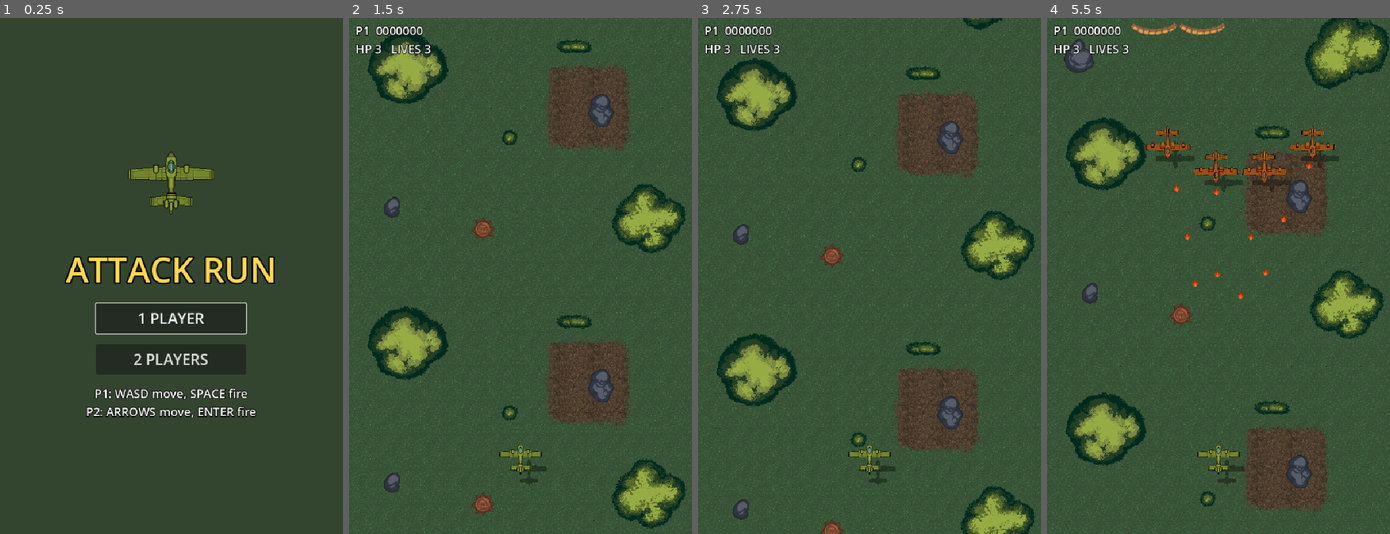
Above: before the commit, frames 1-4 (left to right).
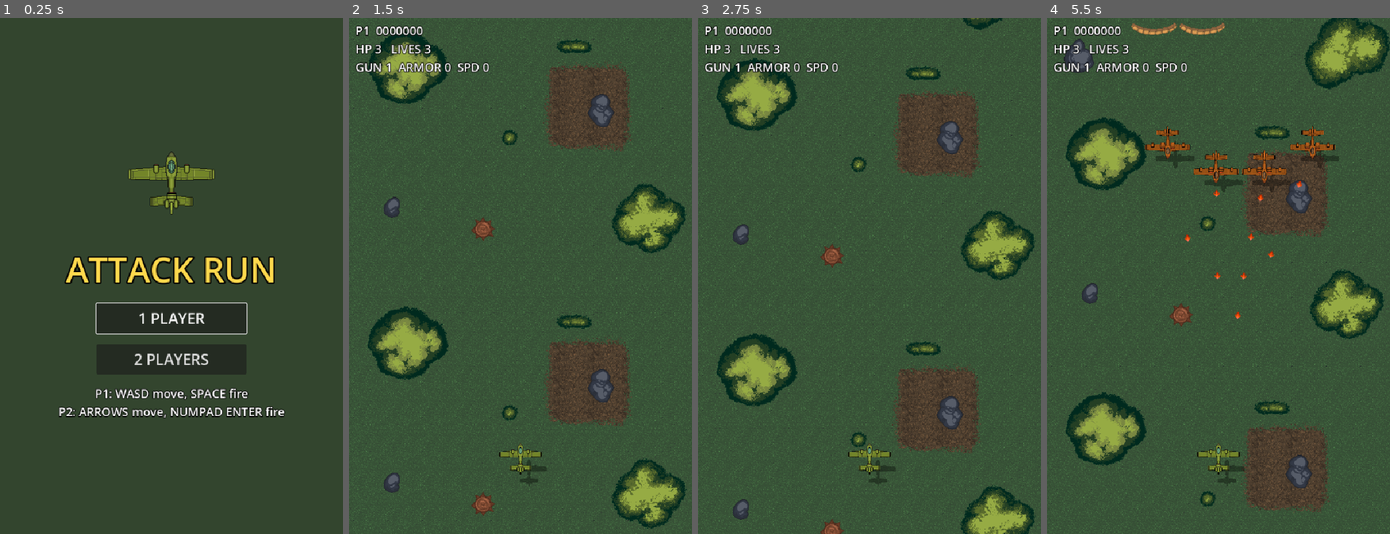
Above: after the commit, the same moments.

Repository: rburnham102/Attack-Run
Game: Godot game, scene res://scenes/title/title.tscn
The game is run twice, just before and just after one commit, with the same random seed, the same clock (stepped at 60 frames per second) and the same inputs.
Inputs:
- Up to frame 1 (0.25 s): no input
- Up to frame 2 (1.5 s): click "1 PLAYER" at 0.5 s; tap Enter (ui_accept) at 1.25 s
- Up to frame 3 (2.75 s): tap Enter (ui_accept) at 1.52, 2.27 s
- Up to frame 4 (5.5 s): tap Enter (ui_accept) at 3.77, 4.52, 5.27 s

The runs differ from the first frame. In frame 1, 1.8% of the frame differs, in the area x 17-84%, y 27-78%; in frame 2, 0.5%; in frame 3, 0.4%; in frame 4, 0.7%.

Commit message:
Phase 2 update

Diff:
--- a/autoload/game.gd
+++ b/autoload/game.gd
@@ -5,17 +5,39 @@
 
 signal score_changed(player_id: int, score: int)
 signal lives_changed(player_id: int, lives: int)
-signal health_changed(player_id: int, hp: int)
+## stats holds "hp", "armor", "weapon" and "speed" for that player.
+signal player_stats_changed(player_id: int, stats: Dictionary)
+signal pickup_collected(player_id: int, kind: Pickup.Kind)
 signal game_over
 
 const START_LIVES := 3
 const MAIN_SCENE := "res://scenes/main/main.tscn"
 const TITLE_SCENE := "res://scenes/title/title.tscn"
+const PICKUP_SCENE := preload("res://scenes/pickups/pickup.tscn")
+
+## How likely each pickup is to drop from a destroyed enemy (relative weights).
+const DROP_WEIGHTS := {
+	Pickup.Kind.WEAPON: 8,
+	Pickup.Kind.HEALTH: 12,
+	Pickup.Kind.ARMOR: 10,
+	Pickup.Kind.SPEED: 6,
+	Pickup.Kind.MONEY_SMALL: 40,
+	Pickup.Kind.MONEY_BIG: 20,
+}
+## Weights for the guaranteed drop after wiping out a whole wave (no money).
+const BONUS_WEIGHTS := {
+	Pickup.Kind.WEAPON: 30,
+	Pickup.Kind.HEALTH: 25,
+	Pickup.Kind.ARMOR: 25,
+	Pickup.Kind.SPEED: 20,
+}
 
 var player_count := 1
 # Index 0 is player 1, index 1 is player 2.
 var scores: Array[int] = [0, 0]
 var lives: Array[int] = [0, 0]
+
+var _rng := RandomNumberGenerator.new()
 
 
 func start_new_game(count: int) -> void:
@@ -65,3 +87,18 @@
 			best_dist = d
 			best = p
 	return best
+
+
+## Picks a pickup kind at random, using one of the weight tables above.
+func random_pickup_kind(weights: Dictionary = DROP_WEIGHTS) -> Pickup.Kind:
+	var kinds := weights.keys()
+	var index := _rng.rand_weighted(PackedFloat32Array(weights.values()))
+	return kinds[index]
+
+
+## Drops a pickup at a world position.
+func spawn_pickup(kind: Pickup.Kind, at: Vector2) -> void:
+	var pickup := PICKUP_SCENE.instantiate()
+	pickup.kind = kind
+	pickup.position = at
+	add_to_world(pickup)
--- a/scenes/enemies/enemy.gd
+++ b/scenes/enemies/enemy.gd
@@ -9,9 +9,12 @@
 @export var score_value := 100
 ## Size of the explosion when this enemy dies.
 @export var explosion_scale := 1.5
+## Chance (0 to 1) of dropping a random pickup when destroyed.
+@export_range(0.0, 1.0) var drop_chance := 0.0
 
 var hp := 0
-var _dead := false
+## True once shot down. A Wave reads this to tell kills from escapes.
+var destroyed := false
 
 
 func _ready() -> void:
@@ -20,7 +23,7 @@
 
 ## Called by bullets (and by a player ramming this enemy).
 func take_damage(amount: int, shooter_id: int) -> void:
-	if _dead:
+	if destroyed:
 		return
 	hp -= amount
 	if hp <= 0:
@@ -30,8 +33,10 @@
 
 
 func die(shooter_id: int) -> void:
-	_dead = true
+	destroyed = true
 	Game.add_score(shooter_id, score_value)
+	if randf() < drop_chance:
+		Game.spawn_pickup(Game.random_pickup_kind(), global_position)
 	var boom := EXPLOSION.instantiate()
 	boom.position = global_position
 	boom.scale = Vector2.ONE * explosion_scale
--- a/scenes/enemies/enemy_plane.tscn
+++ b/scenes/enemies/enemy_plane.tscn
@@ -17,6 +17,7 @@
 bullet_scene = ExtResource("3")
 max_hp = 3
 score_value = 100
+drop_chance = 0.03
 
 [node name="Shadow" type="Sprite2D" parent="."]
 modulate = Color(0, 0, 0, 0.35)
--- a/scenes/enemies/tank.tscn
+++ b/scenes/enemies/tank.tscn
@@ -19,6 +19,7 @@
 wreck_texture = ExtResource("5")
 max_hp = 6
 score_value = 250
+drop_chance = 0.15
 explosion_scale = 2.0
 
 [node name="Base" type="Sprite2D" parent="."]
--- /dev/null
+++ b/scenes/enemies/wave.gd
@@ -0,0 +1,31 @@
+class_name Wave
+extends Node2D
+## Groups the planes of one wave. Planes are added as children, so the scene
+## tree itself tracks who is left. If every plane in a big enough wave is
+## shot down (none escape), a guaranteed pickup drops where the last one fell.
+
+## Waves smaller than this never give a bonus.
+@export var bonus_min_size := 4
+
+var _size := 0
+var _all_destroyed := true
+
+
+func _ready() -> void:
+	child_exiting_tree.connect(_on_child_exiting_tree)
+
+
+func add_plane(plane: Enemy) -> void:
+	add_child(plane)
+	_size += 1
+
+
+func _on_child_exiting_tree(plane: Node) -> void:
+	if not plane.destroyed:
+		_all_destroyed = false
+	# The leaving child still counts here, so 1 means it's the last one.
+	if get_child_count() > 1:
+		return
+	if _all_destroyed and _size >= bonus_min_size:
+		Game.spawn_pickup(Game.random_pickup_kind(Game.BONUS_WEIGHTS), plane.global_position)
+	queue_free()
--- a/scenes/main/main.gd
+++ b/scenes/main/main.gd
@@ -40,11 +40,15 @@
 	var center_x := randf_range(60.0 + half_width, screen_width - 60.0 - half_width)
 	var top := _camera.global_position.y - 60.0
 
+	# The planes become children of a Wave node, which drops a bonus pickup
+	# if they are all shot down.
+	var wave := Wave.new()
+	add_child(wave)
 	for i in count:
 		var offset := i * spacing - half_width
 		var plane := enemy_plane_scene.instantiate()
 		# Planes further from the middle start a little higher: a V shape.
 		plane.position = Vector2(center_x + offset, top - absf(offset) * 0.5)
-		add_child(plane)
+		wave.add_plane(plane)
 
 	_wave_timer.start(randf_range(wave_interval_min, wave_interval_max))
--- /dev/null
+++ b/scenes/pickups/pickup.gd
@@ -0,0 +1,57 @@
+class_name Pickup
+extends Area2D
+## A power-up floating over the battlefield. The player who touches it calls
+## try_collect(), and if that succeeds the player applies the effect.
+## One scene covers every kind: choosing a kind just swaps the icon.
+
+enum Kind { WEAPON, HEALTH, ARMOR, SPEED, MONEY_SMALL, MONEY_BIG }
+
+const ICONS := {
+	Kind.WEAPON: preload("res://upgrades/Ammo/Ammo.png"),
+	Kind.HEALTH: preload("res://upgrades/HP/HP.png"),
+	Kind.ARMOR: preload("res://upgrades/Armor/Armor.png"),
+	Kind.SPEED: preload("res://upgrades/Speed/Iocn_Speed_01.png"),
+	Kind.MONEY_SMALL: preload("res://upgrades/Money/Money Small.png"),
+	Kind.MONEY_BIG: preload("res://upgrades/Money/Money Big.png"),
+}
+
+@export var kind := Kind.WEAPON
+## Extra downward drift on top of the map scrolling, so pickups don't linger.
+@export var fall_speed := 30.0
+## Soft disc drawn behind the icon so pickups stand out against the ground.
+@export var glow_radius := 28.0
+@export var glow_color := Color(1.0, 0.95, 0.6, 0.45)
+
+var _taken := false
+
+@onready var _sprite: Sprite2D = $Sprite2D
+
+
+func _ready() -> void:
+	_sprite.texture = ICONS[kind]
+	$VisibleOnScreenNotifier2D.screen_exited.connect(queue_free)
+	# Gentle pulse so pickups stand out from the scenery.
+	var base := _sprite.scale
+	var pulse := create_tween().set_loops()
+	pulse.tween_property(_sprite, "scale", base * 1.2, 0.4).set_trans(Tween.TRANS_SINE)
+	pulse.tween_property(_sprite, "scale", base, 0.4).set_trans(Tween.TRANS_SINE)
+
+
+## Drawn behind the Sprite2D child, because a node draws itself before its children.
+func _draw() -> void:
+	draw_circle(Vector2.ZERO, glow_radius, glow_color)
+	draw_arc(Vector2.ZERO, glow_radius, 0.0, TAU, 40, Color(1, 1, 1, 0.8), 2.0, true)
+
+
+func _process(delta: float) -> void:
+	position.y += fall_speed * delta
+
+
+## Returns true the first time it's called, then removes the pickup.
+## This stops both players from collecting the same pickup on the same frame.
+func try_collect() -> bool:
+	if _taken:
+		return false
+	_taken = true
+	queue_free()
+	return true
--- /dev/null
+++ b/scenes/pickups/pickup.tscn
@@ -0,0 +1,24 @@
+[gd_scene load_steps=4 format=3]
+
+[ext_resource type="Script" path="res://scenes/pickups/pickup.gd" id="1"]
+[ext_resource type="Texture2D" path="res://upgrades/Ammo/Ammo.png" id="2"]
+
+[sub_resource type="CircleShape2D" id="shape"]
+radius = 26.0
+
+[node name="Pickup" type="Area2D"]
+z_index = 2
+collision_layer = 32
+collision_mask = 0
+monitoring = false
+script = ExtResource("1")
+
+[node name="Sprite2D" type="Sprite2D" parent="."]
+scale = Vector2(2, 2)
+texture = ExtResource("2")
+
+[node name="CollisionShape2D" type="CollisionShape2D" parent="."]
+shape = SubResource("shape")
+
+[node name="VisibleOnScreenNotifier2D" type="VisibleOnScreenNotifier2D" parent="."]
+rect = Rect2(-30, -30, 60, 60)
--- /dev/null
+++ b/scenes/player/armor_ring.gd
@@ -0,0 +1,21 @@
+extends Node2D
+## Draws a faint ring around the plane while it has armor. There's no shield
+## sprite in the assets, so this uses Godot's built-in drawing instead:
+## queue_redraw() asks Godot to call _draw() again on the next frame.
+
+@export var radius := 40.0
+@export var color := Color(0.55, 0.85, 1.0)
+
+## Number of armor points. Setting it redraws the ring.
+var level := 0:
+	set(value):
+		level = value
+		queue_redraw()
+
+
+func _draw() -> void:
+	if level <= 0:
+		return
+	var strength := 0.25 + 0.2 * level
+	draw_circle(Vector2.ZERO, radius, Color(color, strength * 0.25))
+	draw_arc(Vector2.ZERO, radius, 0.0, TAU, 48, Color(color, strength), 3.0, true)
--- a/scenes/player/player.gd
+++ b/scenes/player/player.gd
@@ -6,8 +6,28 @@
 ## coordinates: (0, 0) is the top-left of the screen. That makes keeping
 ## it on screen a simple clamp.
 
+## Each weapon level is a list of shots, and each shot is
+## [sideways offset in pixels, angle in degrees]. Negative angles lean left.
+const WEAPON_PATTERNS := [
+	[[0, 0]],
+	[[-8, 0], [8, 0]],
+	[[0, 0], [-6, -10], [6, 10]],
+	[[-8, 0], [8, 0], [-12, -12], [12, 12]],
+	[[0, 0], [-8, -8], [8, 8], [-14, -18], [14, 18]],
+]
+const MAX_WEAPON_LEVEL := 5
+const MAX_SPEED_LEVEL := 2
+const MAX_ARMOR := 3
+## Points given instead, when a pickup can't improve you any further.
+const MAXED_WEAPON_BONUS := 500
+const MAXED_OTHER_BONUS := 200
+const MONEY_SMALL := 100
+const MONEY_BIG := 500
+
 @export_range(1, 2) var player_id := 1
 @export var speed := 300.0
+## Extra speed per Speed pickup.
+@export var speed_per_level := 45.0
 @export var max_hp := 3
 @export var bullet_scene: PackedScene
 ## Keeps the plane's body from going past the screen edge.
@@ -17,6 +37,9 @@
 @export var respawn_invuln_time := 2.5
 
 var hp := 0
+var armor := 0
+var weapon_level := 1
+var speed_level := 0
 var invulnerable := false
 
 var _prefix := ""
@@ -26,6 +49,7 @@
 @onready var _sprite: Sprite2D = $Sprite2D
 @onready var _muzzle: Marker2D = $Muzzle
 @onready var _shot_timer: Timer = $ShotTimer
+@onready var _armor_ring: Node2D = $ArmorRing
 
 
 func _ready() -> void:
@@ -36,11 +60,12 @@
 	area_entered.connect(_on_area_entered)
 	if player_id == 2:
 		_sprite.self_modulate = Color(0.55, 0.8, 2.0)  # blue tint for player 2
+	_stats_changed()
 
 
 func _process(delta: float) -> void:
 	var dir := Input.get_vector(_prefix + "left", _prefix + "right", _prefix + "up", _prefix + "down")
-	position += dir * speed * delta
+	position += dir * (speed + speed_level * speed_per_level) * delta
 	position = position.clamp(screen_margin, get_viewport_rect().size - screen_margin)
 
 	if Input.is_action_pressed(_prefix + "fire") and _shot_timer.is_stopped():
@@ -49,28 +74,65 @@
 
 
 func _shoot() -> void:
-	var bullet := bullet_scene.instantiate()
-	bullet.position = _muzzle.global_position
-	bullet.direction = Vector2.UP
-	bullet.shooter_id = player_id
-	Game.add_to_world(bullet)
+	for shot in WEAPON_PATTERNS[weapon_level - 1]:
+		var bullet := bullet_scene.instantiate()
+		bullet.position = _muzzle.global_position + Vector2(shot[0], 0)
+		bullet.direction = Vector2.UP.rotated(deg_to_rad(shot[1]))
+		bullet.shooter_id = player_id
+		Game.add_to_world(bullet)
 
 
-## Called by enemy bullets.
+## Called by enemy bullets. Armor absorbs a hit before HP does.
 func take_damage(amount: int, _shooter_id: int) -> void:
 	if invulnerable:
 		return
-	hp -= amount
-	Game.health_changed.emit(player_id, maxi(hp, 0))
+	if armor > 0:
+		armor -= 1
+	else:
+		hp -= amount
+	_stats_changed()
 	if hp <= 0:
 		_die()
 	else:
 		_start_invulnerability(hit_invuln_time)
 
 
-## We collided with an enemy plane: both of us take damage.
+func collect(kind: Pickup.Kind) -> void:
+	match kind:
+		Pickup.Kind.WEAPON:
+			if weapon_level < MAX_WEAPON_LEVEL:
+				weapon_level += 1
+			else:
+				Game.add_score(player_id, MAXED_WEAPON_BONUS)
+		Pickup.Kind.HEALTH:
+			if hp < max_hp:
+				hp += 1
+			else:
+				Game.add_score(player_id, MAXED_OTHER_BONUS)
+		Pickup.Kind.ARMOR:
+			if armor < MAX_ARMOR:
+				armor += 1
+			else:
+				Game.add_score(player_id, MAXED_OTHER_BONUS)
+		Pickup.Kind.SPEED:
+			if speed_level < MAX_SPEED_LEVEL:
+				speed_level += 1
+			else:
+				Game.add_score(player_id, MAXED_OTHER_BONUS)
+		Pickup.Kind.MONEY_SMALL:
+			Game.add_score(player_id, MONEY_SMALL)
+		Pickup.Kind.MONEY_BIG:
+			Game.add_score(player_id, MONEY_BIG)
+	Game.pickup_collected.emit(player_id, kind)
+	_stats_changed()
+
+
 func _on_area_entered(area: Area2D) -> void:
-	if area is Enemy:
+	if area is Pickup:
+		if area.try_collect():
+			collect(area.kind)
+	elif area is Enemy:
+		# We collided with an enemy plane: both of us take damage.
 		area.take_damage(99, player_id)
 		take_damage(1, 0)
 
@@ -81,14 +143,30 @@
 	boom.scale = Vector2(2, 2)
 	Game.add_to_world(boom)
 
+	# Dying costs one level of weapon and speed, and all armor.
+	weapon_level = maxi(weapon_level - 1, 1)
+	speed_level = maxi(speed_level - 1, 0)
+	armor = 0
+
 	if Game.lose_life(player_id) > 0:
 		# Respawn at the start position with full health.
 		position = _spawn_position
 		hp = max_hp
-		Game.health_changed.emit(player_id, hp)
+		_stats_changed()
 		_start_invulnerability(respawn_invuln_time)
 	else:
 		queue_free()
+
+
+## Tells the HUD (through the Game autoload) and the armor ring what changed.
+func _stats_changed() -> void:
+	_armor_ring.level = armor
+	Game.player_stats_changed.emit(player_id, {
+		"hp": maxi(hp, 0),
+		"armor": armor,
+		"weapon": weapon_level,
+		"speed": speed_level,
+	})
 
 
 ## Blinks the plane and ignores damage for a while.
--- a/scenes/player/player.tscn
+++ b/scenes/player/player.tscn
@@ -1,15 +1,16 @@
-[gd_scene load_steps=5 format=3]
+[gd_scene load_steps=6 format=3]
 
 [ext_resource type="Script" path="res://scenes/player/player.gd" id="1"]
 [ext_resource type="Texture2D" path="res://assets/Bomber/BONUS Bomber Mini.png" id="2"]
 [ext_resource type="PackedScene" path="res://scenes/projectiles/player_bullet.tscn" id="3"]
+[ext_resource type="Script" path="res://scenes/player/armor_ring.gd" id="4"]
 
 [sub_resource type="CircleShape2D" id="shape"]
 radius = 12.0
 
 [node name="Player" type="Area2D"]
 z_index = 4
-collision_mask = 4
+collision_mask = 36
 script = ExtResource("1")
 bullet_scene = ExtResource("3")
 
@@ -26,6 +27,9 @@
 scale = Vector2(0.5, 0.5)
 texture = ExtResource("2")
 
+[node name="ArmorRing" type="Node2D" parent="."]
+script = ExtResource("4")
+
 [node name="CollisionShape2D" type="CollisionShape2D" parent="."]
 shape = SubResource("shape")
 
--- a/scenes/title/title.tscn
+++ b/scenes/title/title.tscn
@@ -64,6 +64,6 @@
 [node name="Controls" type="Label" parent="Center/VBox" unique_id=812429862]
 layout_mode = 2
 text = "P1: WASD move, SPACE fire
-P2: ARROWS move, ENTER fire"
+P2: ARROWS move, NUMPAD ENTER fire"
 label_settings = ExtResource("4")
 horizontal_alignment = 1
--- a/scenes/ui/hud.gd
+++ b/scenes/ui/hud.gd
@@ -1,25 +1,31 @@
 extends CanvasLayer
-## Shows each player's score, health and lives. It never asks the players
-## directly; it just listens to the Game autoload's signals.
+## Shows each player's score, health, lives and power-ups. It never asks the
+## players directly; it just listens to the Game autoload's signals.
 
 @onready var _labels: Array[Label] = [$Margin/HBox/P1Label, $Margin/HBox/P2Label]
 
-var _hp: Array[int] = [3, 3]
+## Latest stats for each player, as sent by player_stats_changed.
+var _stats: Array[Dictionary] = [
+	{"hp": 3, "armor": 0, "weapon": 1, "speed": 0},
+	{"hp": 3, "armor": 0, "weapon": 1, "speed": 0},
+]
 
 
 func _ready() -> void:
 	$Margin/HBox/P2Label.visible = Game.player_count == 2
 	Game.score_changed.connect(func(_id, _score): _refresh())
 	Game.lives_changed.connect(func(_id, _lives): _refresh())
-	Game.health_changed.connect(_on_health_changed)
+	Game.player_stats_changed.connect(_on_player_stats_changed)
 	_refresh()
 
 
-func _on_health_changed(player_id: int, hp: int) -> void:
-	_hp[player_id - 1] = hp
+func _on_player_stats_changed(player_id: int, stats: Dictionary) -> void:
+	_stats[player_id - 1] = stats
 	_refresh()
 
 
 func _refresh() -> void:
 	for i in 2:
-		_labels[i].text = "P%d  %07d\nHP %d   LIVES %d" % [i + 1, Game.scores[i], _hp[i], Game.lives[i]]
+		var s := _stats[i]
+		_labels[i].text = "P%d  %07d\nHP %d   LIVES %d\nGUN %d  ARMOR %d  SPD %d" % [
+			i + 1, Game.scores[i], s.hp, Game.lives[i], s.weapon, s.armor, s.speed]
--- a/scenes/ui/hud.tscn
+++ b/scenes/ui/hud.tscn
@@ -9,7 +9,7 @@
 [node name="Margin" type="MarginContainer" parent="."]
 anchors_preset = 10
 anchor_right = 1.0
-offset_bottom = 60.0
+offset_bottom = 90.0
 grow_horizontal = 2
 theme_override_constants/margin_left = 12
 theme_override_constants/margin_top = 8
@@ -22,13 +22,15 @@
 layout_mode = 2
 size_flags_horizontal = 3
 text = "P1  0000000
-HP 3   LIVES 3"
+HP 3   LIVES 3
+GUN 1  ARMOR 0  SPD 0"
 label_settings = ExtResource("2")
 
 [node name="P2Label" type="Label" parent="Margin/HBox"]
 layout_mode = 2
 size_flags_horizontal = 3
 text = "P2  0000000
-HP 3   LIVES 3"
+HP 3   LIVES 3
+GUN 1  ARMOR 0  SPD 0"
 label_settings = ExtResource("2")
 horizontal_alignment = 2
Not shown, added: scenes/enemies/wave.gd.uid
Not shown, added: scenes/pickups/pickup.gd.uid
Not shown, added: scenes/player/armor_ring.gd.uid
